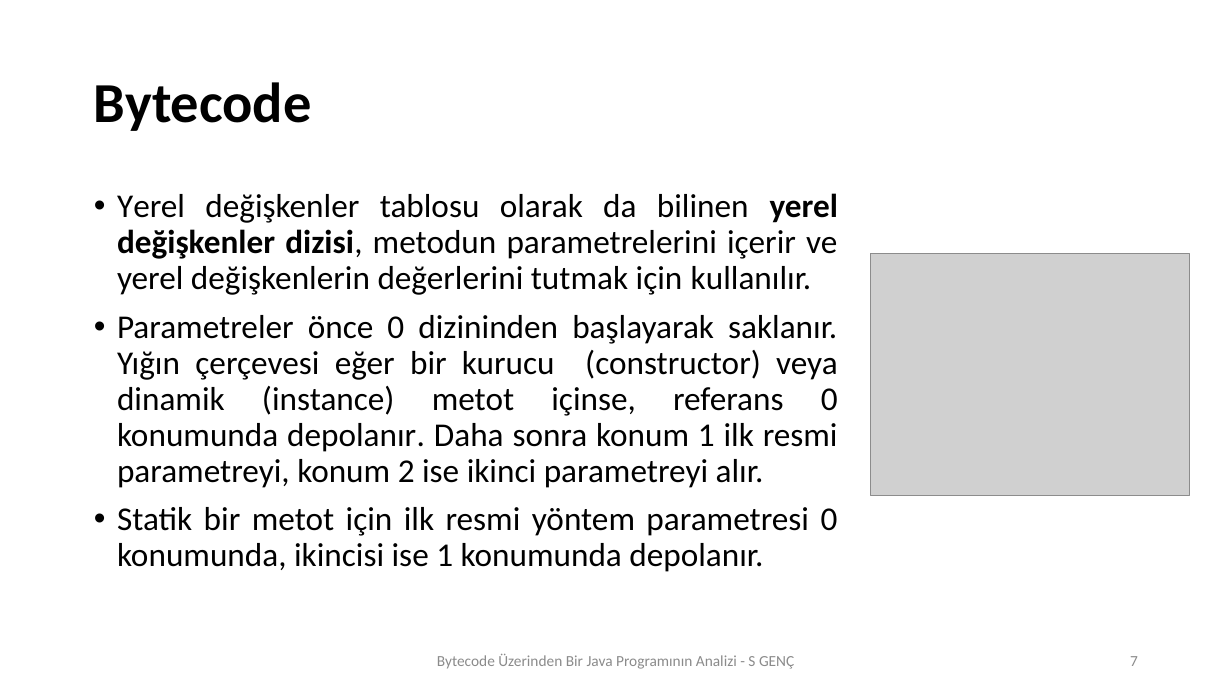
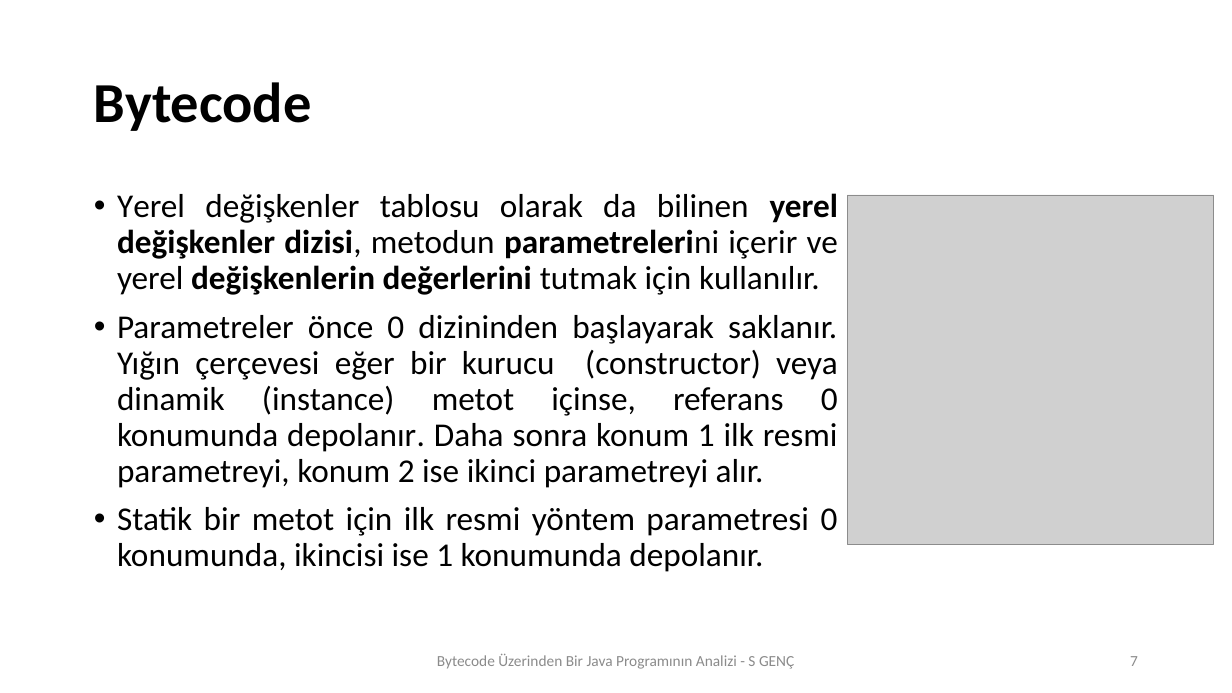
Before and after one commit to SevdanurGENC/ConvertToByteCode, a slide deck: slide 7 of SeminerSunumuII.pptx. Drawn at 1232x693 pixels with LibreOffice and Linux fonts; fonts in the diff are those of the drawing; grey boxes stand for pictures. Boxes give left, top, right and bottom in pixels: in the first picture for what was removed or moved away, otherwise in the second. Text is boxed around its words. In the diff, an @@ line names an element or a change of style, - is before the commit and + after.

```diff
--- a/SeminerSunumuII.pptx
+++ b/SeminerSunumuII.pptx
@@ text at [117,193,838,295]: bold on in "parametrelerini değişkenlerin değerlerini" @@
@@ picture: place and size @@
-picture at [871,253,1190,495]
+picture at [848,195,1214,544]
```
Also in this commit, not shown: 10 other slides changed, 1 slide added.
